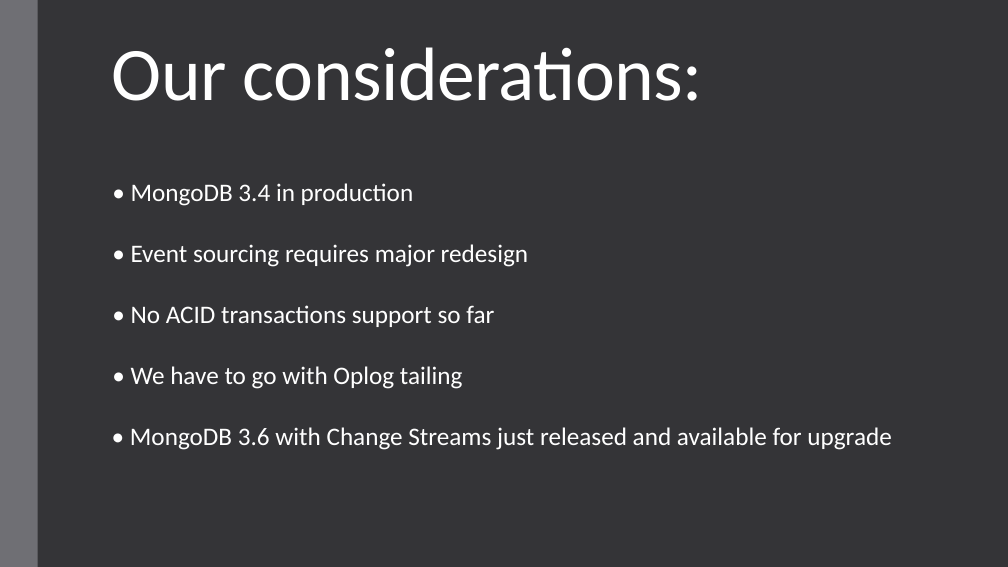
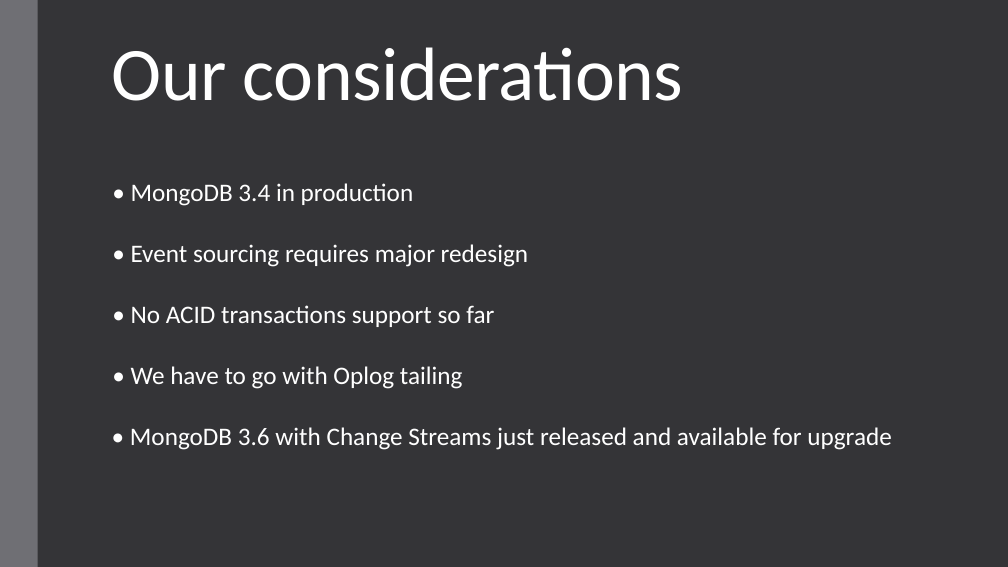
Before and after one commit to andrii-litvinov/event-driven-mongodb, a slide deck: slide 10 of t18-event-mongodb.pptx. Drawn at 1008x567 pixels with LibreOffice and Linux fonts; fonts in the diff are those of the drawing. Boxes give left, top, right and bottom in pixels: in the first picture for what was removed or moved away, otherwise in the second. Text is boxed around its words. In the diff, an @@ line names an element or a change of style, - is before the commit and + after.

```diff
--- a/t18-event-mongodb.pptx
+++ b/t18-event-mongodb.pptx
@@ title at bbox=[112, 47, 683, 101]: text changed @@
-Our considerations:
+Our considerations
```
Also in this commit, not shown: 2 other slides changed.
